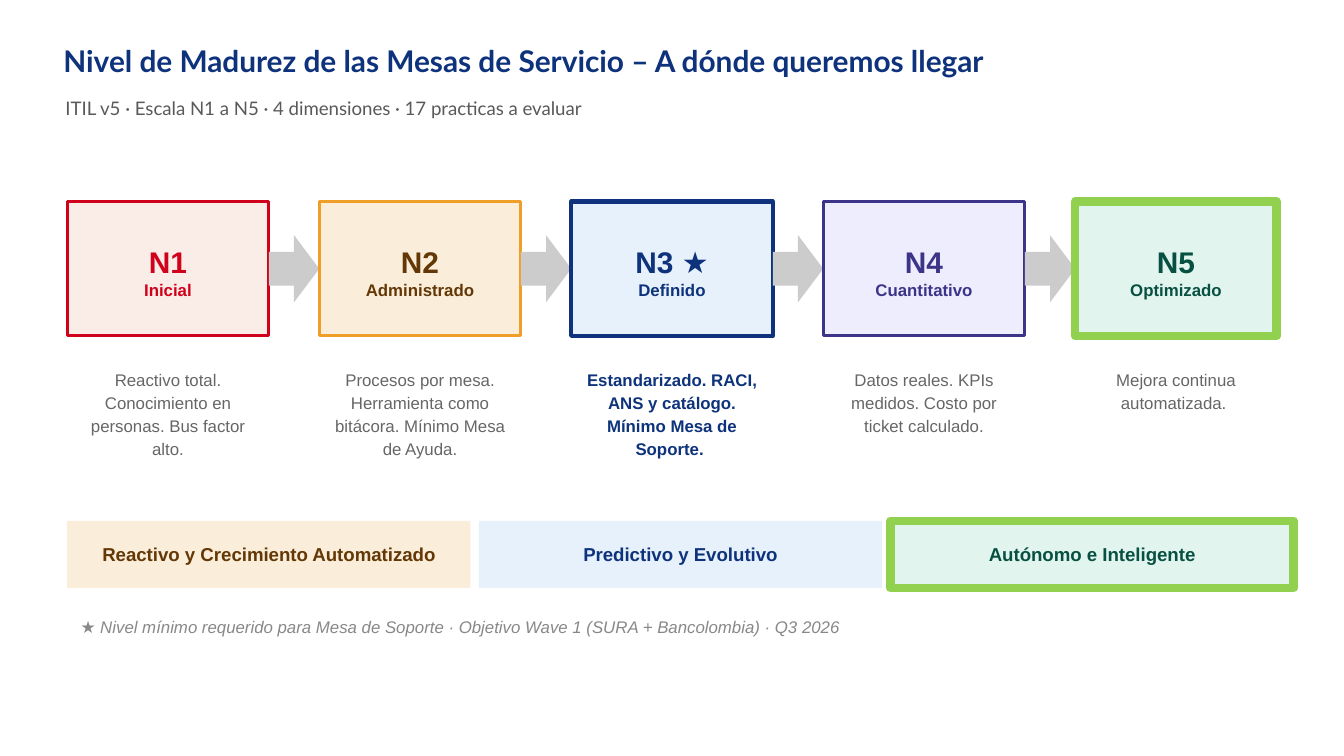
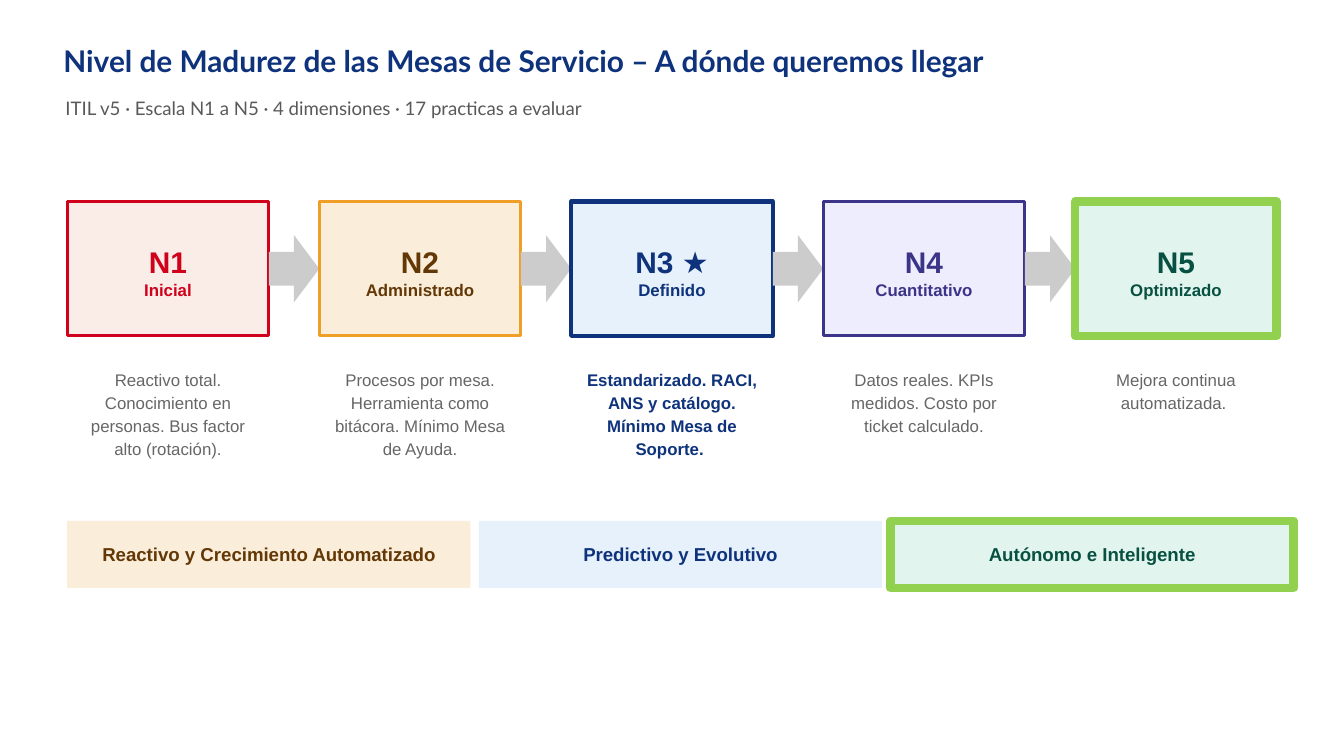
Before and after one commit to nataliazarthapersonalsoft/mesadeservicio-modernizacionaplicaciones, a slide deck: slide 7 of 04-planning/roadmaps/Mesa de Servicio Roadmap Julio.pptx. Drawn at 1344x756 pixels with LibreOffice and Linux fonts; fonts in the diff are those of the drawing; background and template pictures are left out. Boxes give left, top, right and bottom in pixels: in the first picture for what was removed or moved away, otherwise in the second. Text is boxed around its words. In the diff, an @@ line names an element or a change of style, - is before the commit and + after.

```diff
--- a/04-planning/roadmaps/Mesa de Servicio Roadmap Julio.pptx
+++ b/04-planning/roadmaps/Mesa de Servicio Roadmap Julio.pptx
@@ text at <box>91,374,245,459</box>: text changed @@
-Reactivo total. Conocimiento en personas. Bus factor alto.
+Reactivo total. Conocimiento en personas. Bus factor alto (rotación).
@@ text removed at <box>100,620,839,637</box> @@
-★ Nivel mínimo requerido para Mesa de Soporte · Objetivo Wave 1 (SURA + Bancolombia) · Q3 2026
```
Also in this commit, not shown: 2 other slides changed, 4 slides added, 3 other files.
